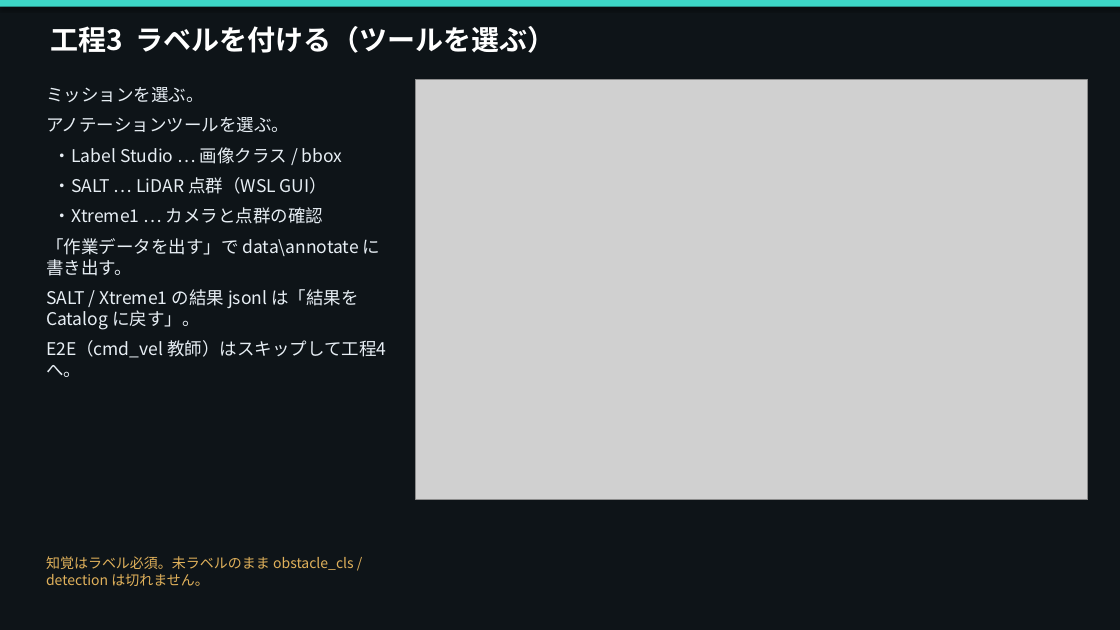
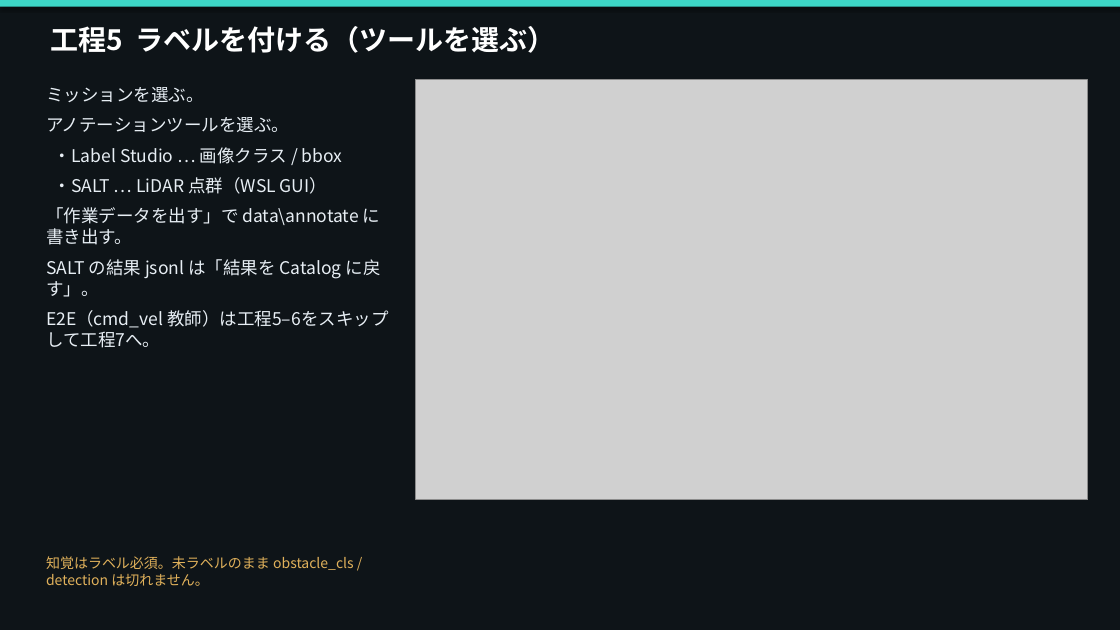
Before and after one commit to xeno1983/MLOPs_DEV, a slide deck: slide 11 of docs/procedure/UGV_MLOps_データ取込からデプロイ手順.pptx (slide 9 before the commit). Drawn at 1120x630 pixels with LibreOffice and Linux fonts; fonts in the diff are those of the drawing; grey boxes stand for pictures. Boxes give left, top, right and bottom in pixels: in the first picture for what was removed or moved away, otherwise in the second. Text is boxed around its words. In the diff, an @@ line names an element or a change of style, - is before the commit and + after.

```diff
--- a/docs/procedure/UGV_MLOps_データ取込からデプロイ手順.pptx
+++ b/docs/procedure/UGV_MLOps_データ取込からデプロイ手順.pptx
@@ text at <box>50,26,555,53</box>: text changed @@
-工程3 ラベルを付ける（ツールを選ぶ）
+工程5 ラベルを付ける（ツールを選ぶ）
@@ text at <box>54,207,323,224</box>: paragraph removed @@
-・Xtreme1 … カメラと点群の確認
@@ text at <box>46,259,388,348</box>: text changed @@
-SALT / Xtreme1 の結果 jsonl は「結果を Catalog に戻す」。
-E2E（cmd_vel 教師）はスキップして工程4へ。
+SALT の結果 jsonl は「結果を Catalog に戻す」。
+E2E（cmd_vel 教師）は工程5–6をスキップして工程7へ。
```
Also in this commit, not shown: 15 other slides changed, 3 slides added, 1 slide removed, 40 other files.
